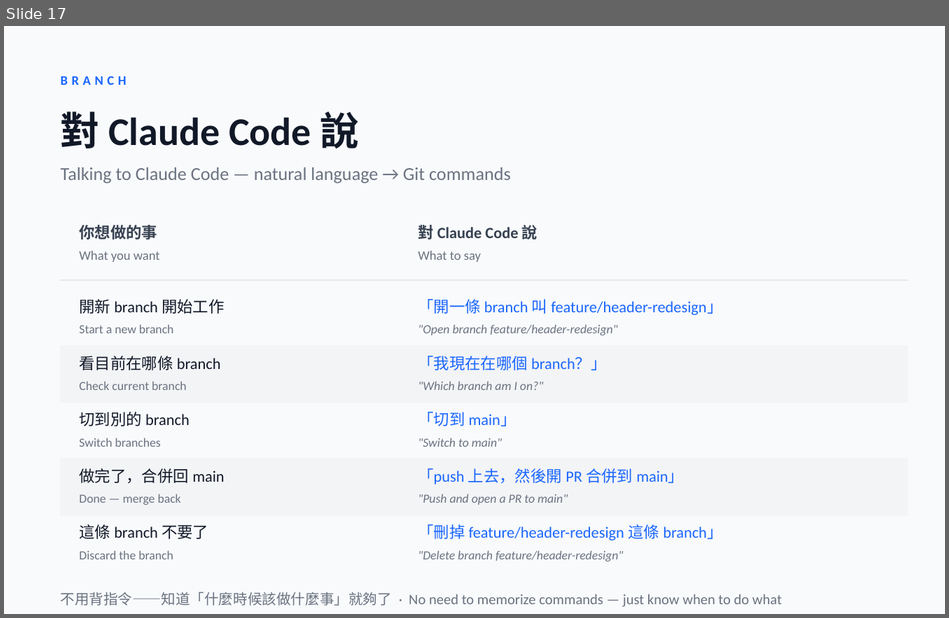
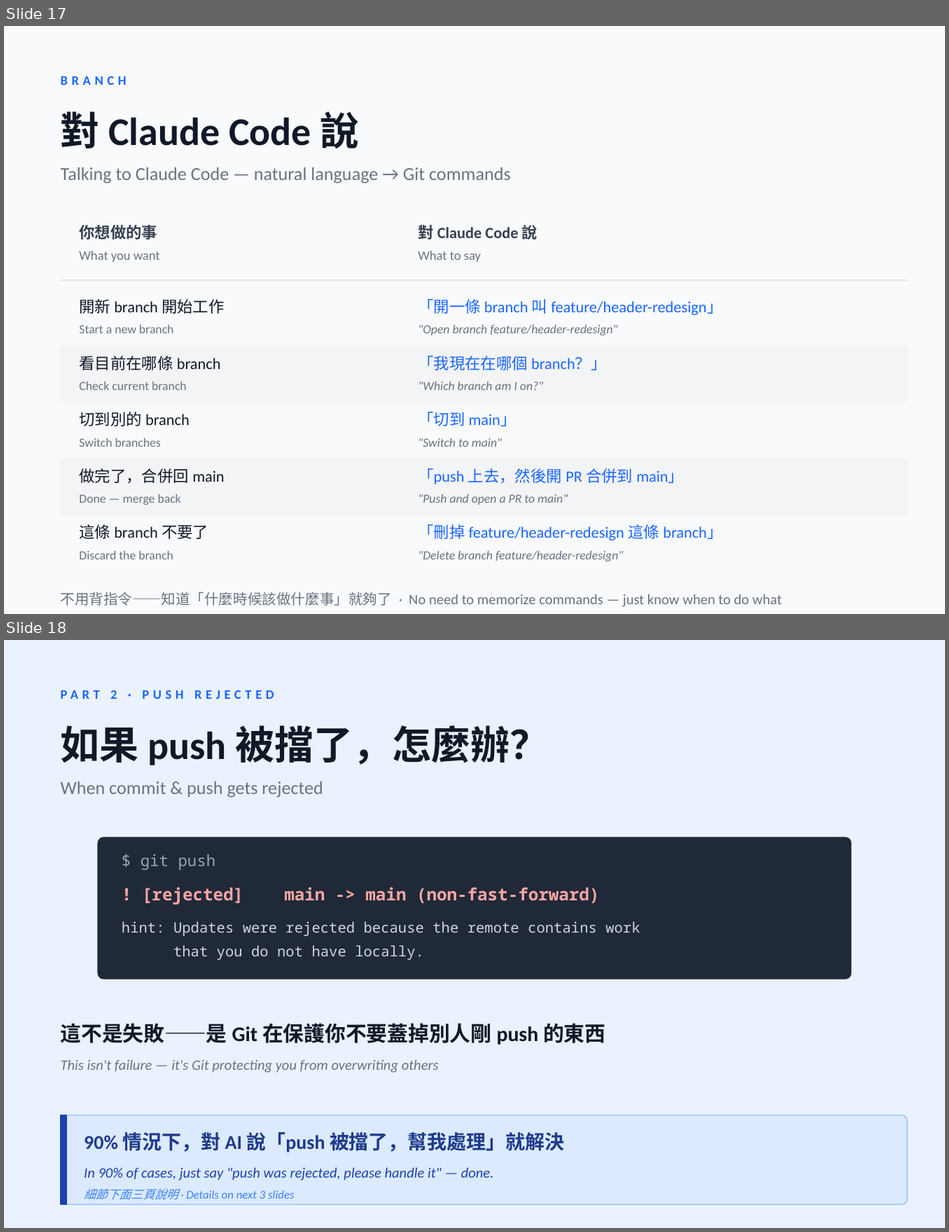
Before and after one commit to JiaWen-Shen/AI-design, a slide deck: proposals/week2-git-architecture.pptx. Shown one above the other, each under a label of ours: slide 17 before the commit, slides 17 and 18 after it. The pictures are 949x618 and 949x1232 pixels, drawn with LibreOffice and Linux fonts; fonts in the diff are those of the drawing. Boxes give left, top, right and bottom in pixels: in the first picture for what was removed or moved away, otherwise in the second. Text is boxed around its words. In the diff, an @@ line names an element or a change of style, - is before the commit and + after.

```diff
--- a/proposals/week2-git-architecture.pptx
+++ b/proposals/week2-git-architecture.pptx
@@ slide 18 added at bbox=[4, 640, 945, 1228], background #EAF2FF @@
@@ text added at bbox=[61, 690, 183, 699], 10 pt, text #1A66FF, bold @@
+PART 2 · PUSH REJECTED
@@ text added at bbox=[61, 725, 549, 765], 30 pt, text #111827, bold @@
+如果 push 被擋了，怎麼辦？
@@ text added at bbox=[61, 781, 322, 798], 14 pt, text #6B7280 @@
+When commit & push gets rejected
@@ rounded rectangle added at bbox=[98, 837, 851, 979], fill #1F2937, outline #1F2937 1 pt @@
@@ text added at bbox=[140, 854, 216, 870], 12 pt, text #9CA3AF @@
+$ git push
@@ text added at bbox=[142, 887, 599, 905], 13 pt, text #FCA5A5, bold @@
+! [rejected] main -> main (non-fast-forward)
@@ text added at bbox=[122, 921, 640, 936], 11 pt, text #D1D5DB @@
+hint: Updates were rejected because the remote contains work
@@ text added at bbox=[173, 945, 424, 960], 11 pt, text #D1D5DB @@
+that you do not have locally.
@@ text added at bbox=[61, 1023, 605, 1045], 16 pt, text #111827, bold @@
+這不是失敗——是 Git 在保護你不要蓋掉別人剛 push 的東西
@@ text added at bbox=[61, 1060, 439, 1073], 11 pt, text #6B7280, italic @@
+This isn't failure — it's Git protecting you from overwriting others
@@ rounded rectangle added at bbox=[61, 1115, 907, 1204], fill #DBEAFE, outline #93C5FD 0.75 pt @@
@@ rectangle added at bbox=[61, 1115, 66, 1204], fill #1E40AF, outline #1E40AF 1 pt @@
@@ text added at bbox=[84, 1132, 565, 1152], 15 pt, text #1E3A8A, bold @@
+90% 情況下，對 AI 說「push 被擋了，幫我處理」就解決
@@ text added at bbox=[84, 1167, 494, 1180], 11 pt, text #1E40AF, italic @@
+In 90% of cases, just say "push was rejected, please handle it" — done.
@@ text added at bbox=[84, 1189, 294, 1200], 9 pt, text #3B82F6, italic @@
+細節下面三頁說明 · Details on next 3 slides
```
Also in this commit, not shown: 3 slides changed, 3 other slides added, 3 slides removed, 3 other files.
